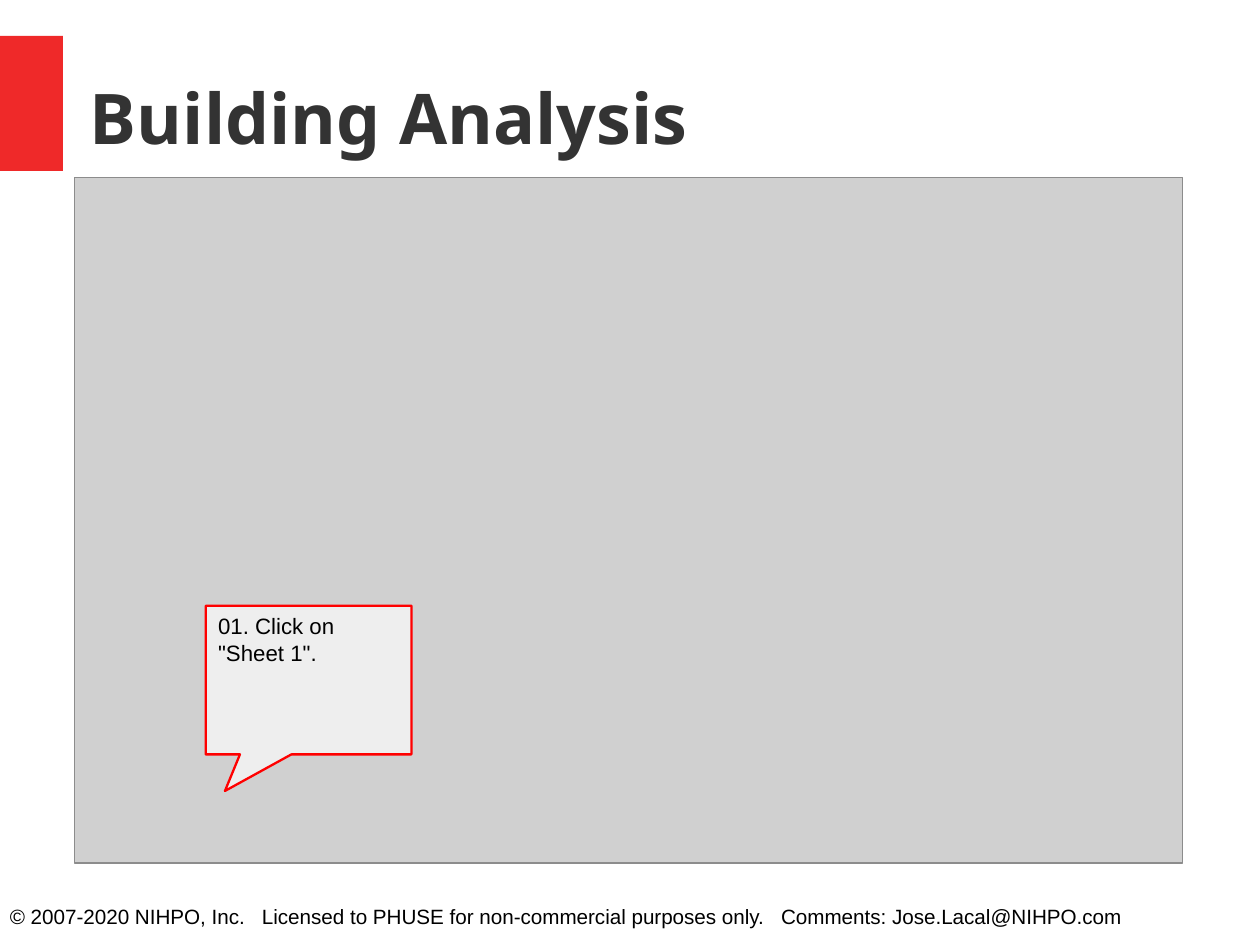
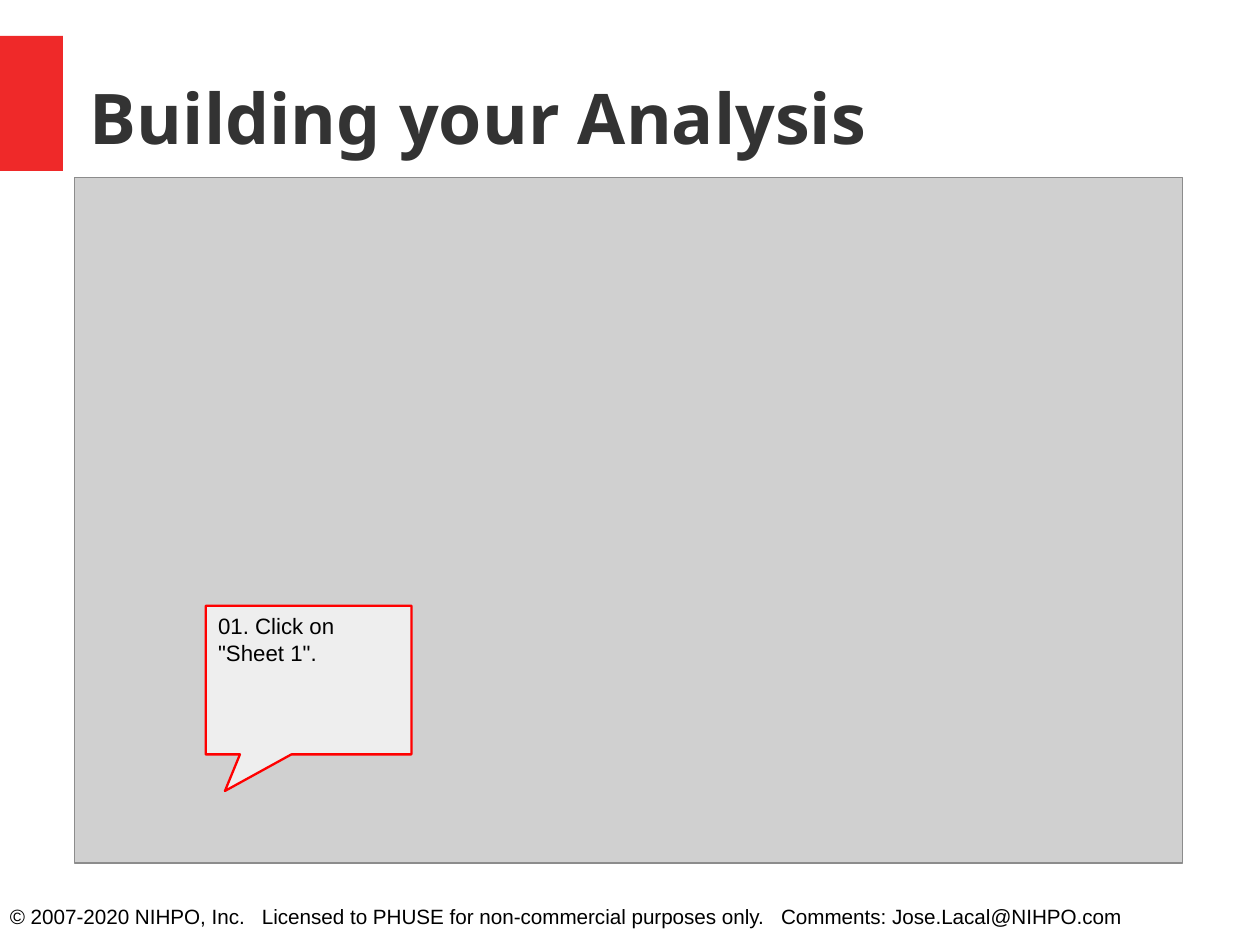
Before and after one commit to phuse-org/PODR, a slide deck: slide 10 of documentation/tableau/NIHPO_PHUSE_Tableau.odp. Drawn at 1260x945 pixels with LibreOffice and Linux fonts; fonts in the diff are those of the drawing; grey boxes stand for pictures. Boxes give left, top, right and bottom in pixels: in the first picture for what was removed or moved away, otherwise in the second. Text is boxed around its words. In the diff, an @@ line names an element or a change of style, - is before the commit and + after.

```diff
--- a/documentation/tableau/NIHPO_PHUSE_Tableau.odp
+++ b/documentation/tableau/NIHPO_PHUSE_Tableau.odp
@@ title at <box>90,91,866,161</box>: text changed @@
-Building Analysis
+Building your Analysis
```
Also in this commit, not shown: 7 other slides changed, 1 slide added, 3 other files.
